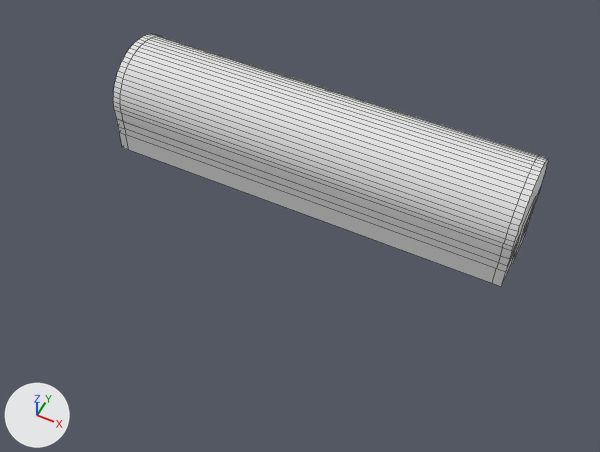
What one commit did to the FBX model Assets/Prefabs/F2Prefabs/F2_Corridor1-1.fbx.
Both versions are drawn from a 50 mm camera at (29.7, -64.7, 71.1) aimed at (1.0, -7.3, -0.7). The lights are fixed; the arrows at lower left show +X, +Y and +Z. The first picture is the older version. Mesh edges are drawn as thin lines on the coarser meshes. Where no turn or scale is listed for an object, it has been applied to the vertices.

Names of what the first picture shows: 'F2_Corridor1-1' and 1 more.
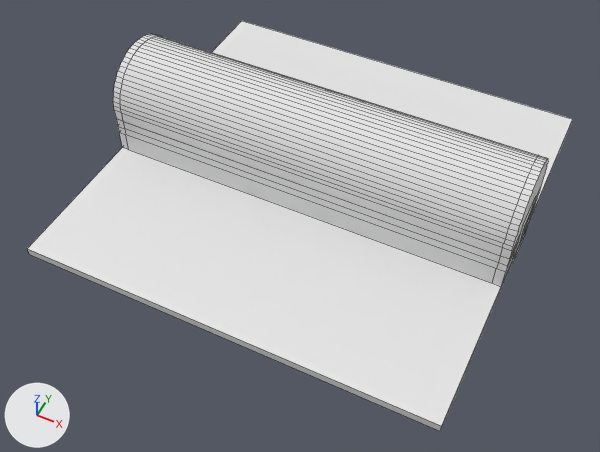
Patch to the scene script:
```diff
--- a/Assets/Prefabs/F2Prefabs/F2_Corridor1-1.fbx.py
+++ b/Assets/Prefabs/F2Prefabs/F2_Corridor1-1.fbx.py
@@ me_cube_090 @@
+me_cube_090.from_pydata(...)  # a box spanning x -24.5..24.5, y -24.5..24.5, z -1.0..0.0
@@ ob_floor @@
+ob_floor = bpy.data.objects.new('Floor', me_cube_090)
+ob_floor.location = (0.0, 0.0, 0.0)
```

Where the change shows, as pixel boxes (x1, y1, x2, y2) in the pictures (600 x 452 px):
'Floor', added
    after: (27, 21, 573, 431)
